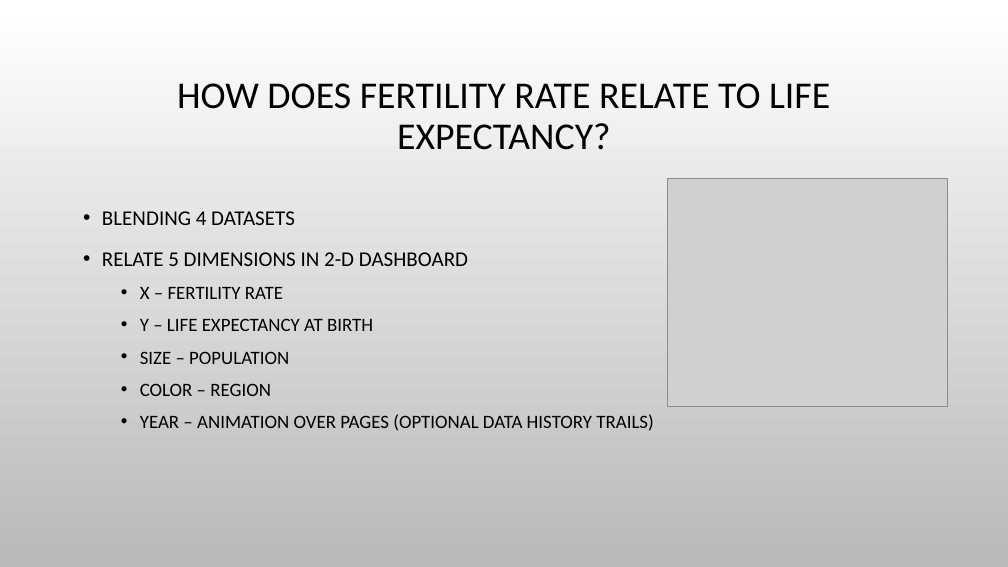
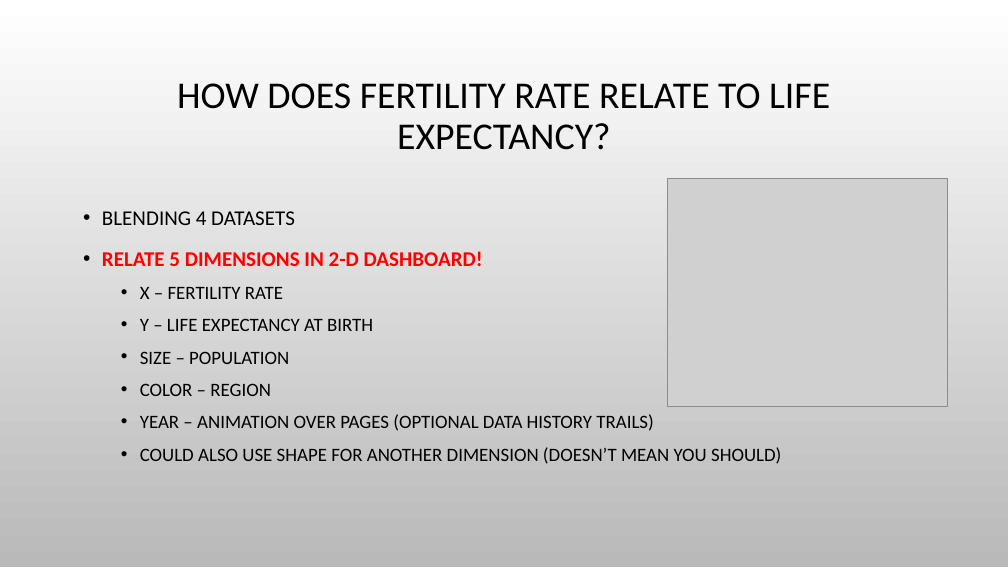
Before and after one commit to bobhilt/tableau-dashboard-demo, a slide deck: slide 3 of BuildingTableauDashboards.pptx. Drawn at 1008x567 pixels with LibreOffice and Linux fonts; fonts in the diff are those of the drawing; grey boxes stand for pictures; background and template pictures are left out. Boxes give left, top, right and bottom in pixels: in the first picture for what was removed or moved away, otherwise in the second. Text is boxed around its words. In the diff, an @@ line names an element or a change of style, - is before the commit and + after.

```diff
--- a/BuildingTableauDashboards.pptx
+++ b/BuildingTableauDashboards.pptx
@@ text at <box>102,251,483,266</box>: text changed; text colour #000000 to #FF0000; bold on @@
-• RELATE 5 DIMENSIONS IN 2-D DASHBOARD
+• RELATE 5 DIMENSIONS IN 2-D DASHBOARD!
@@ text at <box>140,447,781,464</box>: paragraph added @@
+  • COULD ALSO USE SHAPE FOR ANOTHER DIMENSION (DOESN’T MEAN YOU SHOULD)
```
Also in this commit, not shown: 6 other slides changed, 3 slides added, 5 other files.
